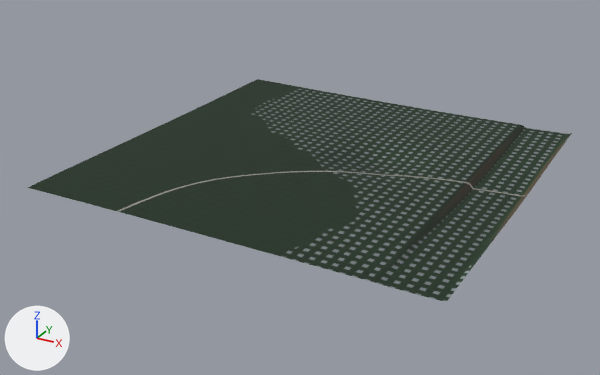
The glTF model assets/satellite_dem_tiles/terrain_real_T_W02_N00.glb: old version first, new version second.
Before and after are seen from a camera (50 mm lens) standing at (-2241.0, -3442.0, 1537.0) and looking at (-4063.0, -130.0, -120.0). Arrows for +X, +Y and +Z are at lower left; the lights stay in place. The older version comes first.

The first picture shows 'Terrain_Real_DEM_T_W02_N00'.
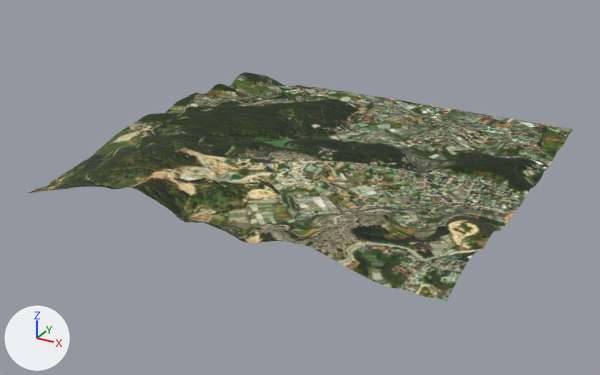
Boxes (x1, y1, x2, y2) around the edits, measured in the pictures (600 x 375 px):
'Terrain_Real_DEM_T_W02_N00', recoloured, reshaped
    before: (28, 79, 572, 302)
    after: (29, 72, 573, 301)

The change, as a list of edits to the scene's bpy script:
```text
Add img_image_0:
    img_image_0 = load_image('Image_0', '_unpacked/Image_0', 1024, 1024, 'sRGB')
Add mat_mat_terrainreal_t_w02_n00:
    mat_mat_terrainreal_t_w02_n00 = principled_material('Mat_TerrainReal_T_W02_N00')
    mat_mat_terrainreal_t_w02_n00.texture = img_image_0
    mat_mat_terrainreal_t_w02_n00.roughness = 0.92
Change me_mesh_terrain_t_w02_n00:
    used by ob_terrain_real_dem_t_w02_n00; location = (0.0, 0.0, 0.0)
    remove me_mesh_terrain_t_w02_n00.from_pydata(...)  # 16641 vertices, 32768 faces; spans x -5000.0..-3000.0, y -1000.0..1000.0, z -32.0..17.0
    remove me_mesh_terrain_t_w02_n00.materials.append(mat_mat_esri_satellite_t_w02_n00)  # picture img_esri_world_imagery_t_w02_n00_z16
    add me_mesh_terrain_t_w02_n00.from_pydata(...)  # 16641 vertices, 32768 faces; spans x -5000.0..-3000.0, y -1000.0..1000.0, z -26.0..173.0
    me_mesh_terrain_t_w02_n00 part 1: 16461 of 16641 vertices moved; they spanned x -5000.0..-3000.0, y -1000.0..1000.0, z -32.0..17.0 and now span x -5000.0..-3000.0, y -1000.0..1000.0, z -26.0..173.0; mean shift (0.0, 0.0, 38.0); largest move (-4562.0, -703.0, 17.0) -> (-4562.0, -703.0, 173.0)
    add me_mesh_terrain_t_w02_n00.materials.append(mat_mat_terrainreal_t_w02_n00)  # picture img_image_0
```
